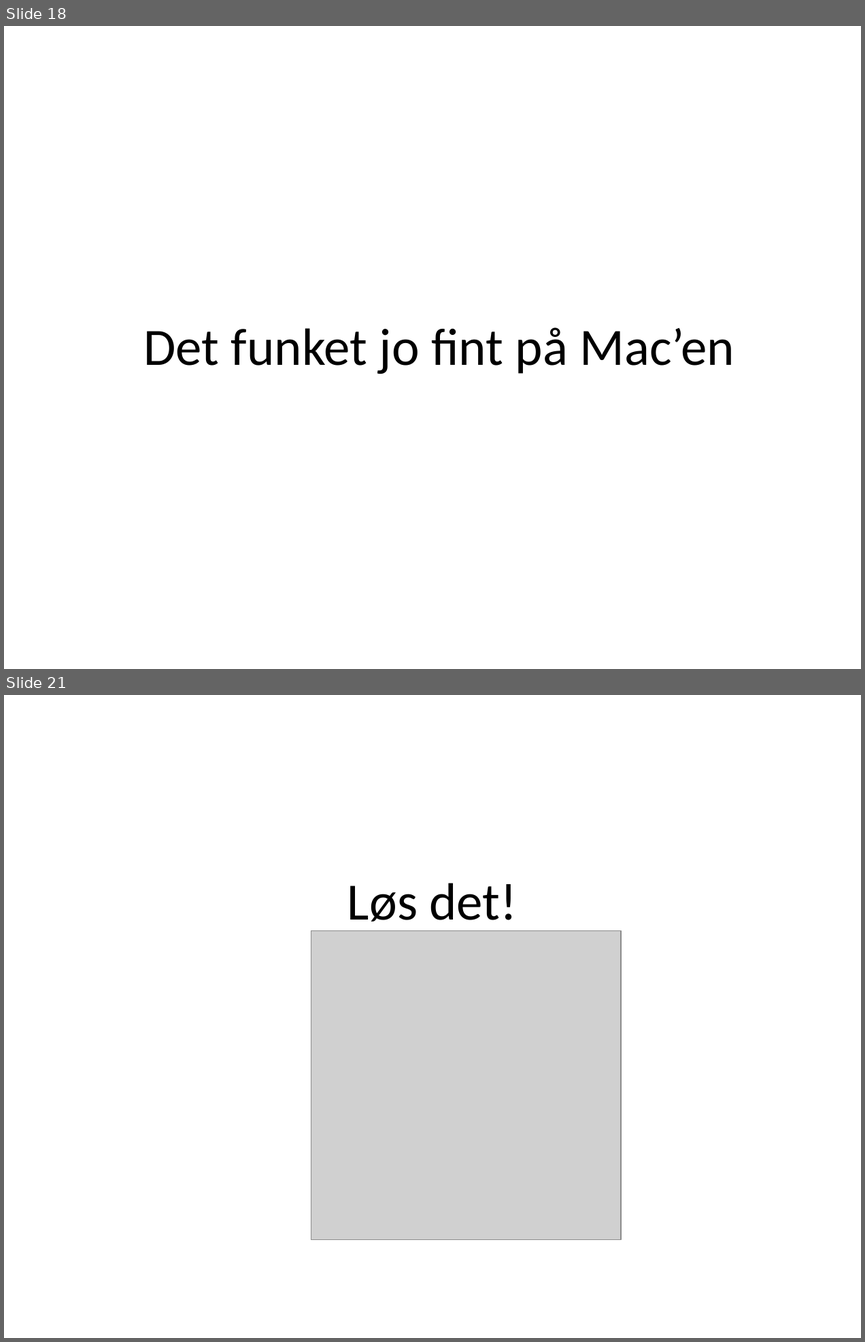
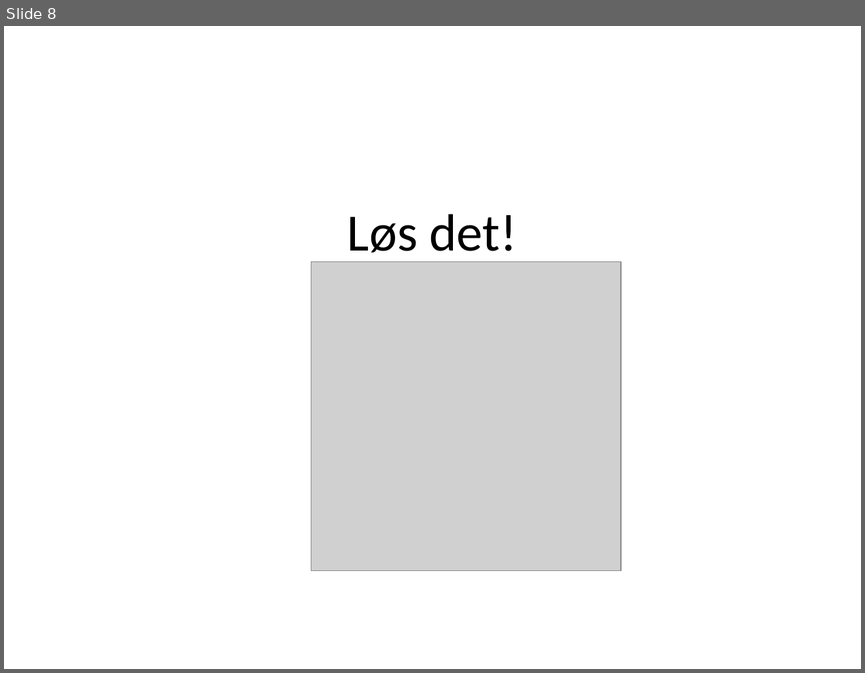
Before and after one commit to runepeter/camel-stuff, a slide deck: camel-spotting.pptx. Shown one above the other, each under a label of ours: slides 18 and 21 before the commit, slide 8 after it; the slides between them are not shown. The pictures are 865x1342 and 865x673 pixels, drawn with LibreOffice and Linux fonts; fonts in the diff are those of the drawing; grey boxes stand for pictures. Boxes give left, top, right and bottom in pixels: in the first picture for what was removed or moved away, otherwise in the second. Text is boxed around its words. In the diff, an @@ line names an element or a change of style, - is before the commit and + after.

```diff
--- a/camel-spotting.pptx
+++ b/camel-spotting.pptx
@@ slide 18 removed at (4,26,861,669), background #FFFFFF @@
@@ title removed at (144,327,735,374) @@
-Det funket jo fint på Mac’en
@@ what was slide 21 is now slide 8 @@
```
Also in this commit, not shown: 3 slides changed, 4 slides added, 9 other slides removed.
